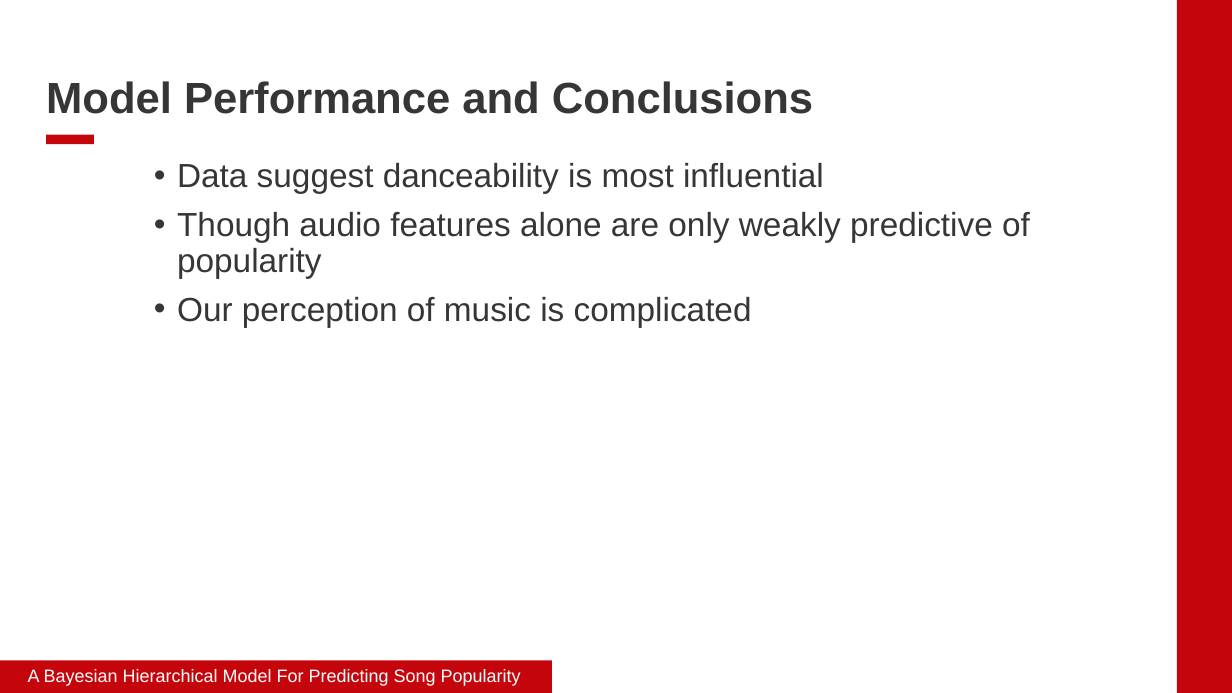
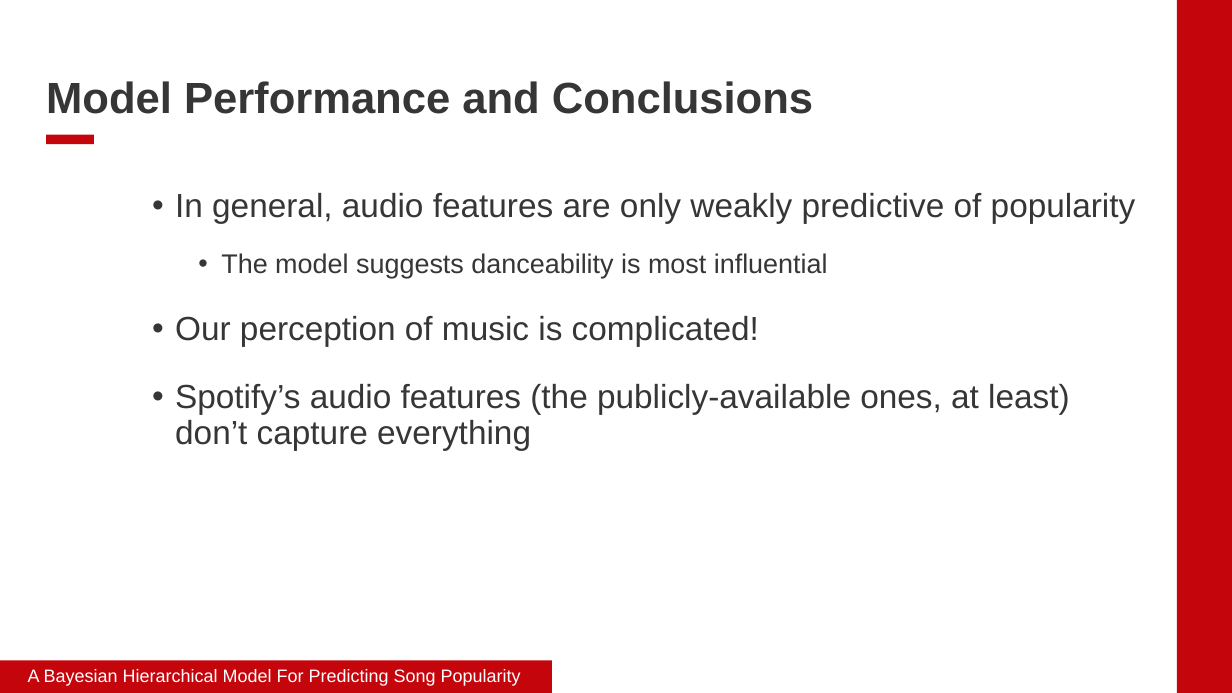
Before and after one commit to james-hubbs/A-Bayesian-Hierarchical-Model-For-Predicting-Song-Popularity, a slide deck: slide 6 of report/slides.pptx. Drawn at 1232x693 pixels with LibreOffice and Linux fonts; fonts in the diff are those of the drawing; background and template pictures are left out. Boxes give left, top, right and bottom in pixels: in the first picture for what was removed or moved away, otherwise in the second. Text is boxed around its words. In the diff, an @@ line names an element or a change of style, - is before the commit and + after.

Commit message:
Added presentation slides

```diff
--- a/report/slides.pptx
+++ b/report/slides.pptx
@@ text at (x1=175, y1=193, x2=1136, y2=450): text changed @@
-• Data suggest danceability is most influential
-• Though audio features alone are only weakly predictive of popularity
-• Our perception of music is complicated
+• In general, audio features are only weakly predictive of popularity
+  • The model suggests danceability is most influential
+• Our perception of music is complicated!
+• Spotify’s audio features (the publicly-available ones, at least) don’t capture everything
```
Also in this commit, not shown: 4 other slides changed, 2 other files.
